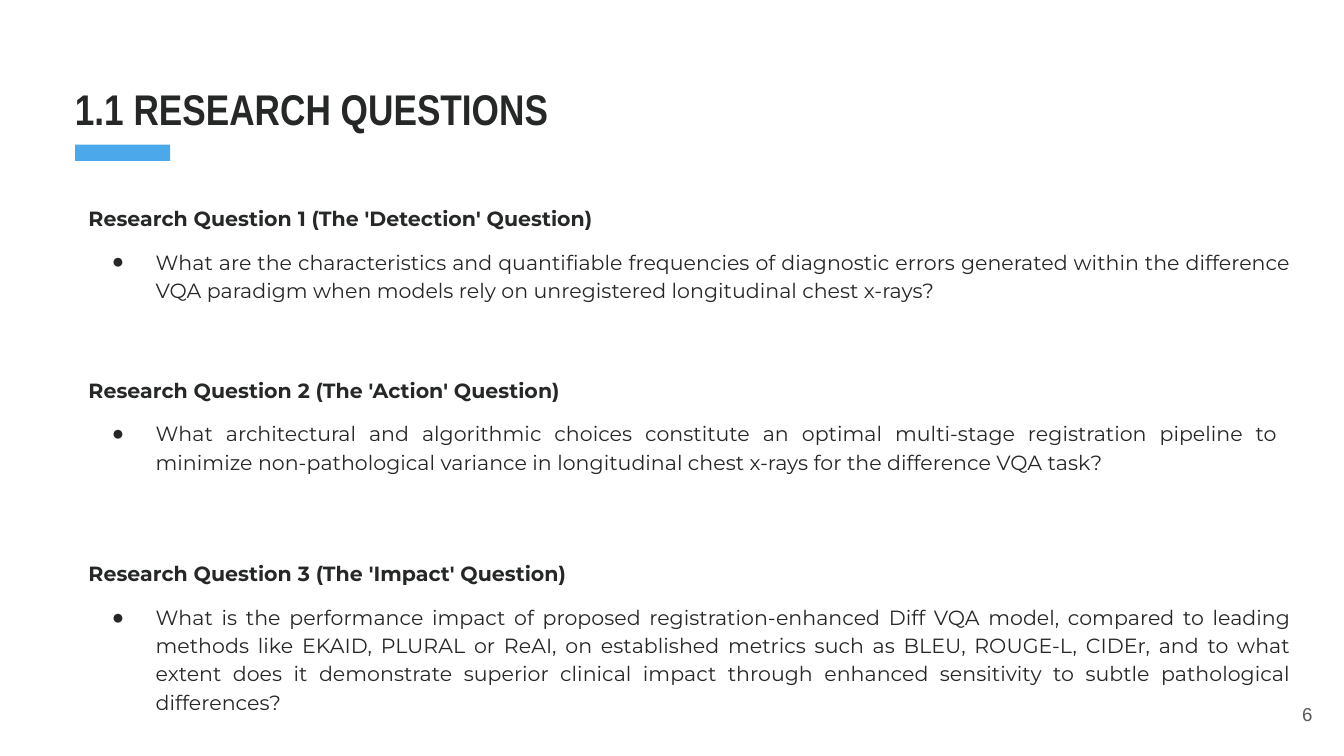
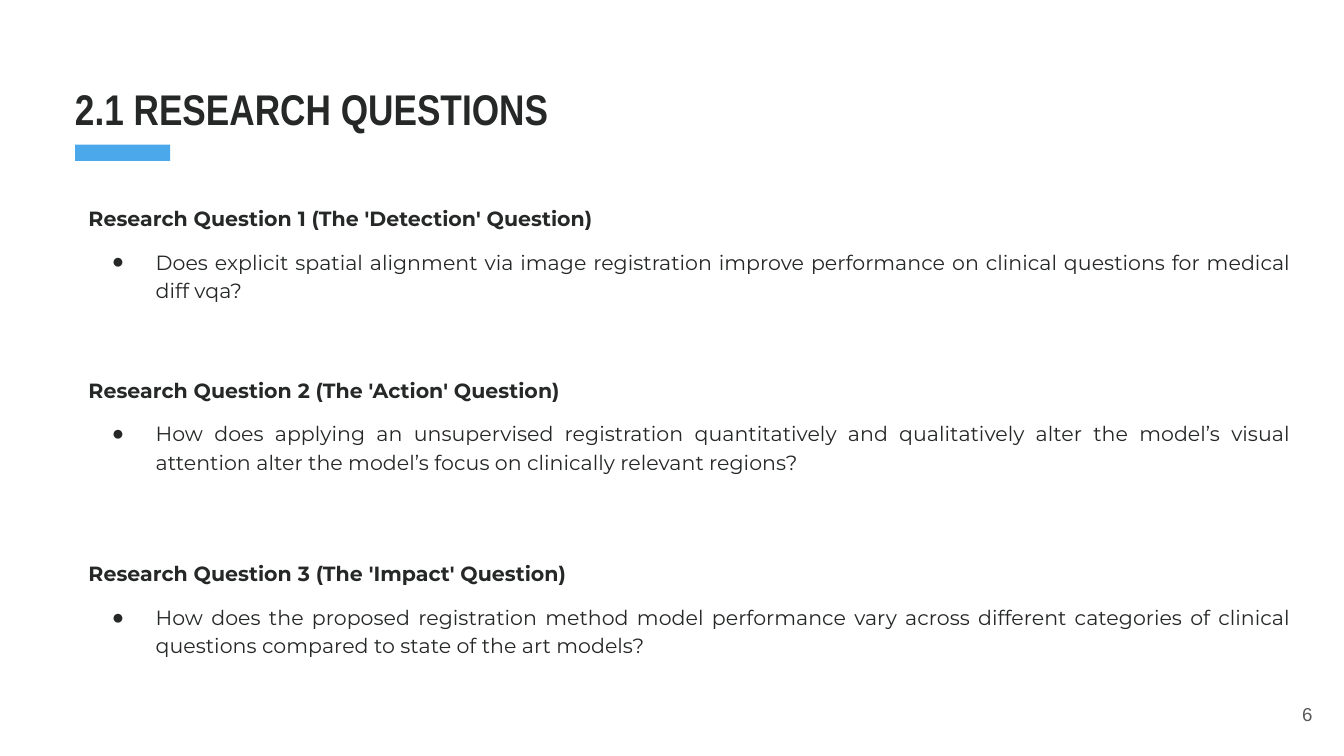
Before and after one commit to archx64/cxr-diff-vqa, a slide deck: slide 6 of st124974-Proposal.pptx. Drawn at 1344x756 pixels with LibreOffice and Linux fonts; fonts in the diff are those of the drawing. Boxes give left, top, right and bottom in pixels: in the first picture for what was removed or moved away, otherwise in the second. Text is boxed around its words. In the diff, an @@ line names an element or a change of style, - is before the commit and + after.

```diff
--- a/st124974-Proposal.pptx
+++ b/st124974-Proposal.pptx
@@ text at [75, 95, 548, 134]: text changed @@
-1.1 RESEARCH QUESTIONS
+2.1 RESEARCH QUESTIONS
@@ text at [156, 254, 1290, 302]: text changed @@
-● What are the characteristics and quantifiable frequencies of diagnostic errors generated within the difference VQA paradigm when models rely on unregistered longitudinal chest x-rays?
+● Does explicit spatial alignment via image registration improve performance on clinical questions for medical diff vqa?
@@ text at [156, 425, 1289, 474]: text changed @@
-● What architectural and algorithmic choices constitute an optimal multi-stage registration pipeline to minimize non-pathological variance in longitudinal chest x-rays for the difference VQA task?
+● How does applying an unsupervised registration quantitatively and qualitatively alter the model’s visual attention alter the model’s focus on clinically relevant regions?
@@ text at [156, 609, 1289, 657]: text changed @@
-● What is the performance impact of proposed registration-enhanced Diff VQA model, compared to leading methods like EKAID, PLURAL or ReAI, on established metrics such as BLEU, ROUGE-L, CIDEr, and to what extent does it demonstrate superior clinical impact through enhanced sensitivity to subtle pathological differences?
+● How does the proposed registration method model performance vary across different categories of clinical questions compared to state of the art models?
```
Also in this commit, not shown: 17 other slides changed, 12 slides added, 23 other files.
